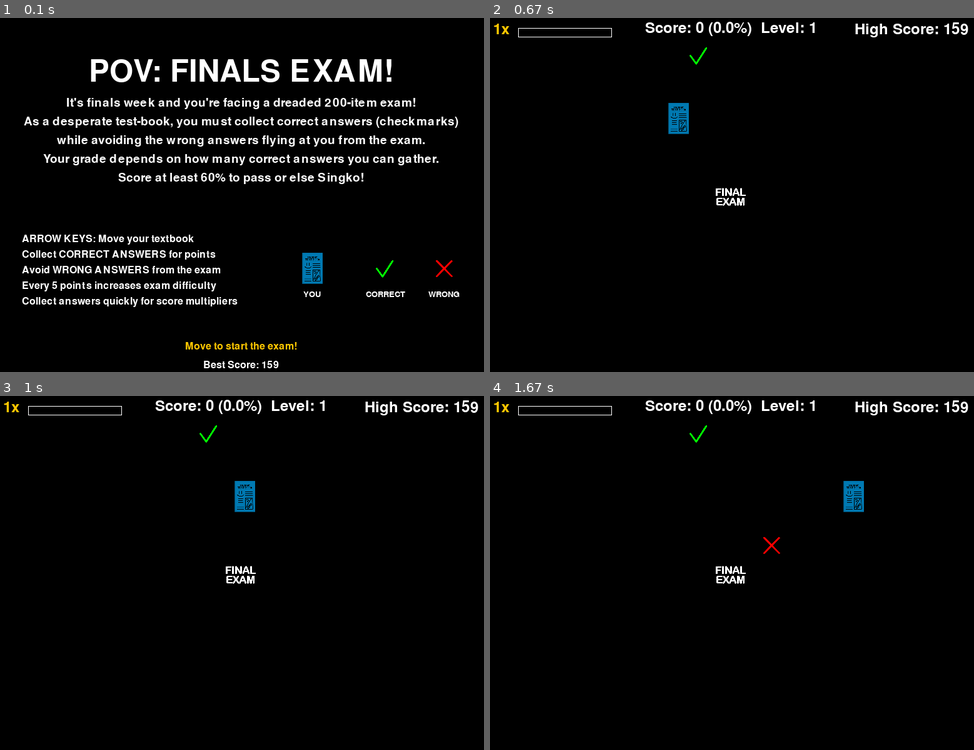
Above: before the commit, frames 1-4 (two rows, left to right).
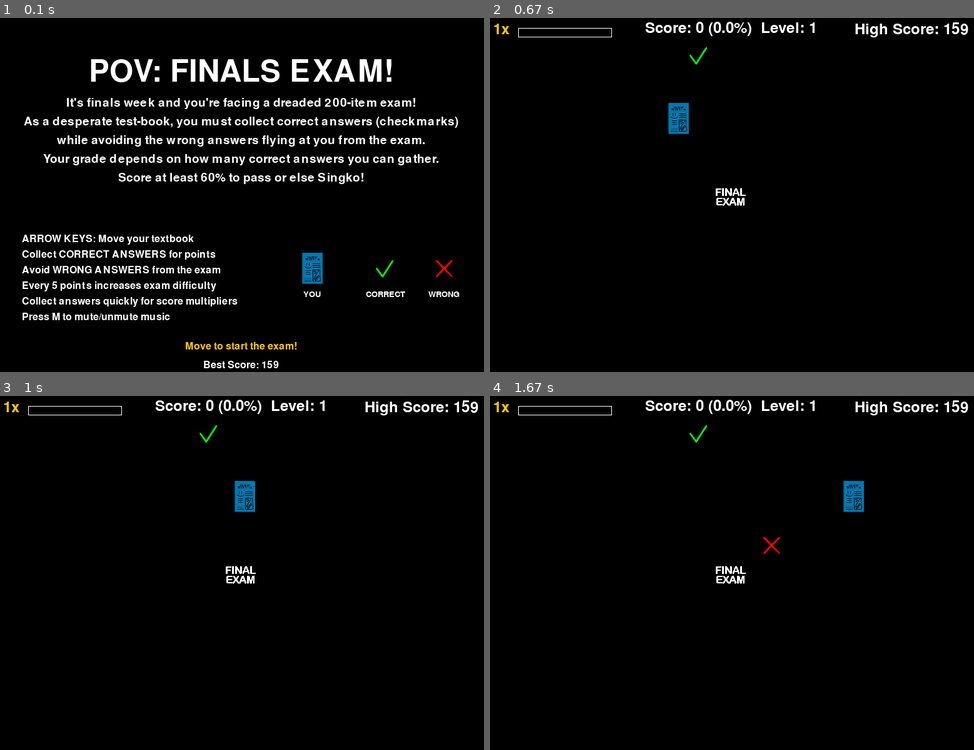
Above: after the commit, the same moments.

Repository: ThatDott/The-Last-Bluebook
Game: pygame game, started from POVFinals.py
Same seed, same stepped clock (60 frames per second), same inputs: the game is played once before the commit and once after it.
Inputs:
- Up to frame 1 (0.1 s): no input
- Up to frame 2 (0.67 s): hold M from 0.33 s (still down); hold Right from 0.33 s (still down)
- Up to frame 3 (1 s): release M at 0.8 s; release Right at 0.8 s; hold M from 0.83 s (still down); hold Right from 0.83 s (still down)
- Up to frame 4 (1.67 s): release M at 1.3 s; release Right at 1.3 s; hold Right from 1.33 s (still down)

The runs differ from the first frame. In frame 1, 0.3% of the frame differs, in the area x 4-36%, y 83-86%; in frame 2, nothing differs; in frame 3, nothing differs; in frame 4, nothing differs.

Commit message:
feat: added background music with loop and mute toggle

Diff:
--- a/POVFinals.py
+++ b/POVFinals.py
@@ -115,6 +115,15 @@
     level_up_sound = pygame.mixer.Sound(os.path.join(sounds_dir, "level_up.wav"))
     # Projectile launch sound
     projectile_sound = pygame.mixer.Sound(os.path.join(sounds_dir, "projectile.wav"))
+
+    # Background music
+    background_music_path = os.path.join(sounds_dir, "background_music.mp3")
+    if os.path.exists(background_music_path):
+        pygame.mixer.music.load(background_music_path)
+        pygame.mixer.music.set_volume(0.5)  # Set volume to 50%
+        pygame.mixer.music.play(-1)  # -1 means loop indefinitely
+    else:
+        print("Background music file not found. Please add it to the sounds directory.")
 except Exception as e:
     print(f"Error loading sound files: {e}")
     # Create silent sounds as fallback
@@ -366,6 +375,10 @@
     score_multiplier = 1
     last_point_time = time.time()
 
+    # Restart background music if it's not playing
+    if not pygame.mixer.music.get_busy():
+        pygame.mixer.music.play(-1)
+
 def reset_game():
     """Reset the game state after game over"""
     global game_state, high_score
@@ -392,6 +405,13 @@
         if game_state == STATE_GAME_OVER and event.type == pygame.KEYDOWN:
             if event.key == pygame.K_r:
                 reset_game()
+
+        # Music controls - M key to mute/unmute
+        if event.type == pygame.KEYDOWN and event.key == pygame.K_m:
+            if pygame.mixer.music.get_volume() > 0:
+                pygame.mixer.music.set_volume(0)  # Mute
+            else:
+                pygame.mixer.music.set_volume(0.5)  # Unmute to 50%
 
     # Handle continuous key presses
     keys = pygame.key.get_pressed()
@@ -528,7 +548,8 @@
         "Collect CORRECT ANSWERS for points",
         "Avoid WRONG ANSWERS from the exam",
         "Every 5 points increases exam difficulty",
-        "Collect answers quickly for score multipliers"
+        "Collect answers quickly for score multipliers",
+        "Press M to mute/unmute music"
     ]
 
     # Draw player and projectile examples with labels
@@ -701,6 +722,7 @@
         clock.tick(FPS)
 
     # Clean up
+    pygame.mixer.music.stop()  # Stop music before quitting
     pygame.quit()
     sys.exit()
 
Not shown, added: sounds/background_music.mp3
